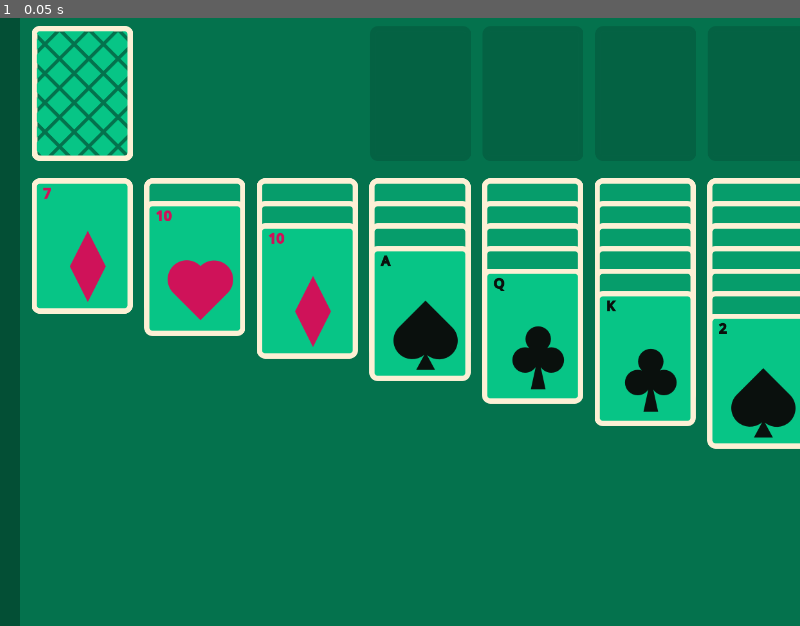
Above: before the commit, frame 1.
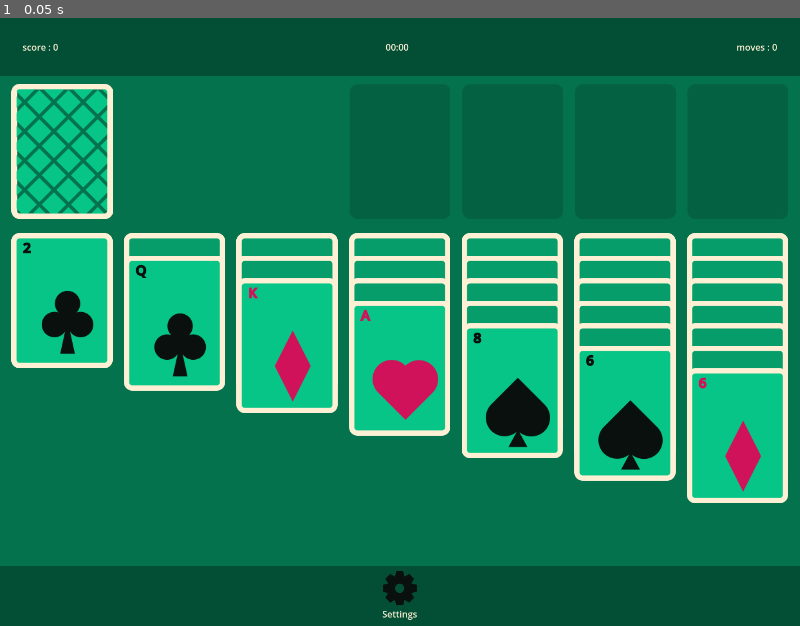
Above: after the commit, the same moment.

Repository: SAANN3/Solitaire
Game: Godot game, scene res://entity/Root/VRoot_Scene.tscn
The game is run twice, just before and just after one commit, with the same random seed, the same clock (stepped at 60 frames per second) and the same inputs.
Inputs:
- Up to frame 1 (0.05 s): no input

The runs differ from the first frame. In frame 1, 52% of the frame differs, in the area x 0-100%, y 0-100%.

Commit message:
save game

Diff:
--- a/entity/Buttons/Check_box.gd
+++ b/entity/Buttons/Check_box.gd
@@ -27,6 +27,7 @@
 		set_custom_minimum_size(Vector2(240,240))
 	else:
 		set_custom_minimum_size(Vector2(60,60))
+
 func pressed(state: bool) -> void:
 	if state:
 		checked.visible = true
--- a/entity/Card/Card.gd
+++ b/entity/Card/Card.gd
@@ -8,6 +8,8 @@
 ]
 @onready var suit_texture: TextureRect = get_node("Bg/TextureHolder/SuitTexture")
 @onready var reversed_side_texture: TextureRect = get_node("ReverseSide")
+
+var not_reversed: bool = false
 
 var mouse_inside: bool = false
 var moving: bool = false
@@ -27,7 +29,8 @@
 	load("res://sprites/Suit/hearts.svg"),
 	load("res://sprites/Suit/diamonds.svg"),
 	load("res://sprites/Suit/spades.svg"),
-	load("res://sprites/Suit/clubs.svg"),]
+	load("res://sprites/Suit/clubs.svg")
+]
 enum Suit {HEARTS, DIAMONDS, SPADES, CLUBS}
 enum CardColor {RED, DARK}
 enum CardRank {ACE, TWO, THREE, FOUR, FIVE, SIX, SEVEN, EIGHT, NINE, TEN, JACK, QUEEN, KING}
@@ -37,6 +40,8 @@
 
 static func spawn(_rank: CardRank, _suit: Suit) -> Card:
 	var card: Card = preload("res://entity/Card/Card.tscn").instantiate()
+	card.card_moved.connect(Config.root.on_card_moved)
+	card.card_flipped.connect(Config.root.on_card_flipped)
 	card.rank = _rank
 	card.suit = _suit
 	card.color = CardColor.RED if _suit <= 1 else CardColor.DARK
@@ -54,7 +59,6 @@
 	flip(false)
 
 func _process(delta: float) -> void:
-
 	if moving && old_pos:
 		position += get_global_mouse_position() - old_pos
 		old_pos = get_global_mouse_position()
@@ -125,7 +129,17 @@
 			z_index = old_z
 
 
+func save() -> Dictionary:
+	return {
+		"rank": rank,
+		"suit": suit,
+		"reversed": reversed
+	}
 
+static func load_dict(dict: Dictionary) -> Card:
+	var card: Card = Card.spawn(dict["rank"], dict["suit"])
+	card.not_reversed = !dict["reversed"]
+	return card
 
 func _exit_tree() -> void:
 	enabled = false
--- a/entity/Card/Card.tscn
+++ b/entity/Card/Card.tscn
@@ -13,8 +13,8 @@
 
 [node name="Card" type="CenterContainer"]
 layout_direction = 2
-offset_right = 128.0
-offset_bottom = 128.0
+offset_right = 180.0
+offset_bottom = 240.0
 size_flags_horizontal = 4
 size_flags_vertical = 4
 script = ExtResource("1_q6dol")
@@ -22,7 +22,6 @@
 [node name="Bg" type="TextureRect" parent="."]
 layout_mode = 2
 texture = ExtResource("2_l5axy")
-stretch_mode = 2
 
 [node name="TextureHolder" type="MarginContainer" parent="Bg"]
 layout_mode = 1
--- a/entity/CardHolder/Card_holder.gd
+++ b/entity/CardHolder/Card_holder.gd
@@ -29,6 +29,7 @@
 
 func set_max_cards(val: int) -> void:
 	max_cards = val
+
 func place_cards() -> void:
 	if recycled:
 		holder_recycled.emit()
@@ -52,3 +53,19 @@
 
 func load_cards(_cards: Array[Card]) -> void:
 	cards_prepared = _cards
+
+func save() -> Dictionary:
+	var _dict: Dictionary = super()
+	_dict.merge({
+		"cards_discarded": cards_discarded.map(func (elem: Card) -> Dictionary: return elem.save()),
+		"cards_prepared": cards_prepared.map(func (elem: Card) -> Dictionary: return elem.save()),
+		"recycled": recycled,
+	})
+	return _dict
+
+func load_dict(dict: Dictionary) -> void:
+	cards_discarded.assign(dict["cards_discarded"].map(func (elem: Dictionary) -> Card: return Card.load_dict(elem)))
+	cards_prepared.assign(dict["cards_prepared"].map(func (elem: Dictionary) -> Card: return Card.load_dict(elem)))
+	recycled = dict["recycled"]
+	for i: Dictionary in dict["cards"]:
+		enter(Card.load_dict(i))
--- a/entity/Card_controller.gd
+++ b/entity/Card_controller.gd
@@ -4,7 +4,6 @@
 var cards: Array[Card] = []
 var cards_holder: Node = null
 var collision: Node = null
-var allow_entering: bool = false
 
 
 func _ready() -> void:
@@ -57,3 +56,15 @@
 
 func can_enter(card: Card) -> bool:
 	return false
+
+func save() -> Dictionary:
+	return {
+		"class": self.get_script().get_global_name(),
+		"cards": cards.map(func (elem: Card) -> Dictionary: return elem.save())
+	}
+
+func load_dict(dict: Dictionary) -> void:
+	if dict["cards"].size() > 0:
+		var arr: Array[Card] = []
+		arr.assign(dict["cards"].map(func (elem: Dictionary) -> Card: return Card.load_dict(elem)))
+		load_cards(arr)
--- a/entity/Config/Config.gd
+++ b/entity/Config/Config.gd
@@ -3,20 +3,29 @@
 const version: float = 1.00
 var settingsConf: SettingsConf
 var settings_opened: bool = false
+var saved_game: Dictionary
+var root: Root_Scene
 var mobile: bool = OS.get_name() == "Android"
 signal orientation_changed(orientation: DisplayServer.ScreenOrientation)
 
 func _ready() -> void:
 	_load()
-	if !mobile && settingsConf.window_position && settingsConf.window_size:
-		DisplayServer.window_set_size(settingsConf.window_size)
-		DisplayServer.window_set_position(settingsConf.window_position)
+	if !mobile:
+		if settingsConf.window_position && settingsConf.window_size:
+			DisplayServer.window_set_size(settingsConf.window_size)
+			DisplayServer.window_set_position(settingsConf.window_position)
 
 func _notification(what: int) -> void:
-	if what == NOTIFICATION_WM_CLOSE_REQUEST && !mobile:
-		settingsConf.window_position = DisplayServer.window_get_position()
-		settingsConf.window_size = DisplayServer.window_get_size()
+	if what == NOTIFICATION_WM_CLOSE_REQUEST || what == NOTIFICATION_APPLICATION_PAUSED || what == NOTIFICATION_WM_GO_BACK_REQUEST:
+		if !mobile:
+			settingsConf.window_position = DisplayServer.window_get_position()
+			settingsConf.window_size = DisplayServer.window_get_size()
+		Config.saved_game = root.save_old_game()
 		_save()
+
+func restart() -> void:
+	Config.saved_game = {}
+	get_tree().reload_current_scene()
 
 func _change_scene(open_settings: bool) -> void:
 	if (
@@ -33,6 +42,7 @@
 		settings_opened = open_settings
 
 func set_orientation(orientation: DisplayServer.ScreenOrientation) -> void:
+	Config.saved_game = root.save_old_game()
 	DisplayServer.screen_set_orientation(orientation)
 	orientation_changed.emit(orientation)
 	_change_scene.call_deferred(orientation != settingsConf.orientation)
@@ -44,6 +54,9 @@
 
 func _save() -> void:
 	ResourceSaver.save(settingsConf,"user://conf.tres")
+	var file: FileAccess = FileAccess.open("user://game.conf", FileAccess.WRITE)
+	if !Config.saved_game.is_empty():
+		file.store_line(JSON.stringify(Config.saved_game))
 
 func saveSettings(settings: Settings) -> void:
 	_save()
@@ -53,3 +66,8 @@
 		settingsConf = ResourceLoader.load("user://conf.tres") as SettingsConf
 	else:
 		settingsConf = SettingsConf.new()
+
+	if FileAccess.file_exists("user://game.conf"):
+		var file: FileAccess = FileAccess.open("user://game.conf", FileAccess.READ)
+		if file.get_position() < file.get_length():
+			saved_game = JSON.parse_string(file.get_line())
--- a/entity/Config/SettingsConf.gd
+++ b/entity/Config/SettingsConf.gd
@@ -6,7 +6,7 @@
 @export var top_panel_time: bool = true
 @export var top_panel_moves: bool = true
 @export var draw: int = 3
-@export var orientation: DisplayServer.ScreenOrientation = DisplayServer.screen_get_orientation()
-@export var window_mode: DisplayServer.WindowMode = DisplayServer.WindowMode.WINDOW_MODE_WINDOWED
+@export var orientation: DisplayServer.ScreenOrientation = DisplayServer.SCREEN_PORTRAIT
+@export var window_mode: DisplayServer.WindowMode = DisplayServer.WindowMode.WINDOW_MODE_FULLSCREEN
 @export var window_position: Vector2
 @export var window_size: Vector2
--- a/entity/Foundation/Foundation.gd
+++ b/entity/Foundation/Foundation.gd
@@ -33,3 +33,7 @@
 func _on_card_enter() -> void:
 	if cards.size() > 0 && cards[cards.size() - 1].rank == Card.CardRank.KING:
 		completed.emit(true)
+
+func load_dict(dict: Dictionary) -> void:
+	super(dict)
+	_on_card_enter()
--- a/entity/Root/HRoot_Scene.tscn
+++ b/entity/Root/HRoot_Scene.tscn
@@ -183,6 +183,7 @@
 
 [node name="UiPanel" type="PanelContainer" parent="."]
 visible = false
+custom_minimum_size = Vector2(10, 10)
 layout_mode = 1
 anchors_preset = 12
 anchor_top = 1.0
@@ -206,7 +207,7 @@
 layout_mode = 2
 size_flags_horizontal = 4
 size_flags_vertical = 4
-text = "RESTART"
+text = "NEW GAME"
 
 [node name="GlobalPopup" type="HBoxContainer" parent="."]
 layout_mode = 1
--- a/entity/Root/Root_Scene.gd
+++ b/entity/Root/Root_Scene.gd
@@ -18,6 +18,7 @@
 var safe_area: Rect2i = DisplayServer.get_display_safe_area()
 
 func _ready() -> void:
+	Config.root = self
 	if !Config.mobile:
 		theme.set_font_size("font_size","Label",16)
 		theme.set_font_size("font_size","Button",16)
@@ -26,24 +27,62 @@
 	card_holder.holder_clicked.connect(_on_card_holder_clicked)
 	bottom_panel.panel_change.connect(_on_panel_change)
 	timer.start()
-	UI_restart.pressed.connect(_on_win_button_clicked)
+	UI_restart.pressed.connect(Config.restart)
+
+	if Config.saved_game:
+		load_old_game(Config.saved_game)
+	else:
+		start_new_game()
+
+	bottom_panel.get_settings().init(
+		card_holder,
+		top_panel
+	)
+
+
+func start_new_game() -> void:
 	var cards: Array[Card] = []
 	for rank: int in Card.CardRank.values():
 		for suit: int in Card.Suit.values():
 			var card: Card = Card.spawn(rank, suit)
-			card.card_moved.connect(_on_card_moved)
-			card.card_flipped.connect(_on_card_flipped)
 			cards.append(card)
 	for i: int in range(0,4):
 		var foundation: Foundation = get_node("Main/MainScreen/Vbox/TopHcontainer/Foundation%d" % i)
 		foundation.completed.connect(func (state: bool) -> void: _on_foundation_completed(state, foundation))
 	#_auto_win(cards)
 	insert_cards(cards)
-	bottom_panel.get_settings().init(
-		card_holder,
-		top_panel
-	)
 
+func load_old_game(dict: Dictionary) -> void:
+	for i: int in range(0,4):
+		var foundation: Foundation = get_node("Main/MainScreen/Vbox/TopHcontainer/Foundation%d" % i)
+		foundation.completed.connect(func (state: bool) -> void: _on_foundation_completed(state, foundation))
+		foundation.load_dict(dict["foundation"][i])
+	for i: int in range(1,8):
+		var tableau: Tableau_Pile = get_node("Main/MainScreen/Vbox/TableauHbox/TableauPile%d" % i)
+		tableau.load_dict(dict["tableau"][i - 1])
+	card_holder.load_dict(dict["holder"])
+	points = dict["points"]
+	seconds_passed = dict["seconds"]
+	moves = dict["moves"]
+	_update_points(0)
+	_update_moves(false)
+	_update_time()
+
+func save_old_game() -> Dictionary:
+	return {
+		"points": points,
+		"seconds": seconds_passed,
+		"moves": moves,
+		"foundation": range(0,4).map(
+			func (i: int) -> Dictionary: \
+				return get_node("Main/MainScreen/Vbox/TopHcontainer/Foundation%d" % i).save()
+		),
+		"tableau": range(1,8).map(
+			func (i: int) -> Dictionary: \
+				return get_node("Main/MainScreen/Vbox/TableauHbox/TableauPile%d" % i).save()
+		),
+		"holder": card_holder.save()
+	}
 
 func insert_cards(cards: Array[Card]) -> void:
 	cards.shuffle()
@@ -72,11 +111,11 @@
 			foundation.enter(cards[pos])
 			pos += 1
 
-func _on_card_flipped(looking_direction: bool) -> void:
+func on_card_flipped(looking_direction: bool) -> void:
 	if (!looking_direction):
 		_update_points(2)
 
-func _on_card_moved(old_parent: Card_Controller, new_parent: Card_Controller) -> void:
+func on_card_moved(old_parent: Card_Controller, new_parent: Card_Controller) -> void:
 	if new_parent is Foundation && !old_parent is Foundation :
 		_update_points(10)
 	if old_parent is Foundation && new_parent is Tableau_Pile:
@@ -99,7 +138,6 @@
 	if completed_foundations.size() == 4:
 		UI_pabel.visible = true
 		UI_label.text = "You Won!"
-		print("won")
 
 func _on_timeout() -> void:
 	seconds_passed += 1
@@ -117,8 +155,9 @@
 		points = 0
 	top_panel.set_points(points)
 
-func _update_moves() -> void:
-	moves += 1
+func _update_moves(increment: bool = true) -> void:
+	if increment:
+		moves += 1
 	top_panel.set_moves(moves)
 
 func _update_time() -> void:
--- a/entity/Root/VRoot_Scene.tscn
+++ b/entity/Root/VRoot_Scene.tscn
@@ -175,7 +175,7 @@
 layout_mode = 2
 size_flags_horizontal = 4
 size_flags_vertical = 4
-text = "RESTART"
+text = "NEW GAME"
 
 [node name="GlobalPopup" type="HBoxContainer" parent="."]
 layout_mode = 1
--- a/entity/Settings/Settings.gd
+++ b/entity/Settings/Settings.gd
@@ -3,7 +3,7 @@
 
 enum Positioning {LEFT, RIGHT}
 
-@onready var holder_layout_btn: CheckBox = $CenterContainer/VBoxContainer/ScrollContainer/HBoxContainer/CardHolderLayout/CheckButton
+@onready var holder_layout_btn: CheckBox = $CenterContainer/VBoxContainer/ScrollContainer/HBoxContainer/CardHolderLayout/HBoxContainer/CheckButton
 @onready var reset_btn: Button = $CenterContainer/VBoxContainer/ScrollContainer/HBoxContainer/Reset/Button
 @onready var close_btn: Button = $CloseContainer/CloseButton
 @onready var top_panel_score_btn: CheckBox = $CenterContainer/VBoxContainer/ScrollContainer/HBoxContainer/TopBar/HBoxContainer/Score/CheckBox
@@ -67,8 +67,9 @@
 
 	holder_layout_btn.toggled.connect(_set_holder_layout)
 	close_btn.pressed.connect(_close)
-	reset_btn.pressed.connect(get_tree().reload_current_scene)
+	reset_btn.pressed.connect(Config.restart)
 	card_holder_max_cards_btn.toggled.connect(_set_max_cards)
+
 
 func _close() -> void:
 	Config.saveSettings(self)
--- a/entity/Settings/Settings.tscn
+++ b/entity/Settings/Settings.tscn
@@ -74,11 +74,28 @@
 text = "Layout"
 horizontal_alignment = 1
 
-[node name="CheckButton" parent="CenterContainer/VBoxContainer/ScrollContainer/HBoxContainer/CardHolderLayout" instance=ExtResource("3_5d30v")]
+[node name="HBoxContainer" type="HBoxContainer" parent="CenterContainer/VBoxContainer/ScrollContainer/HBoxContainer/CardHolderLayout"]
+layout_mode = 2
+size_flags_vertical = 6
+
+[node name="left" type="Label" parent="CenterContainer/VBoxContainer/ScrollContainer/HBoxContainer/CardHolderLayout/HBoxContainer"]
+layout_mode = 2
+size_flags_horizontal = 3
+text = "Left
+"
+horizontal_alignment = 1
+
+[node name="CheckButton" parent="CenterContainer/VBoxContainer/ScrollContainer/HBoxContainer/CardHolderLayout/HBoxContainer" instance=ExtResource("3_5d30v")]
 custom_minimum_size = Vector2(120, 120)
 layout_mode = 2
 size_flags_horizontal = 4
 size_flags_vertical = 4
+
+[node name="right" type="Label" parent="CenterContainer/VBoxContainer/ScrollContainer/HBoxContainer/CardHolderLayout/HBoxContainer"]
+layout_mode = 2
+size_flags_horizontal = 3
+text = "Right"
+horizontal_alignment = 1
 
 [node name="TopBar" type="VBoxContainer" parent="CenterContainer/VBoxContainer/ScrollContainer/HBoxContainer"]
 layout_mode = 2
--- a/entity/TableauPile/Tableau_Pile.gd
+++ b/entity/TableauPile/Tableau_Pile.gd
@@ -3,7 +3,6 @@
 
 @onready var pile: VBoxContainer = $CenterContainer/pile
 @onready var area: Area2D = $Control/Area2D
-var accepting: bool = false
 
 func _ready() -> void:
 	cards_holder = pile
@@ -25,11 +24,14 @@
 	else:
 		return false
 
-func load_cards(_cards: Array[Card]) -> void:
+func load_cards(_cards: Array[Card], flip: bool = true) -> void:
 	for i: Card in _cards:
-		if _cards.find(i) + 1 < _cards.size() :
+		if i.not_reversed:
+			continue
+		if _cards.find(i) + 1 < _cards.size() && flip:
 			i.flip()
 	super(_cards)
+
 
 func _on_card_left() -> void:
 	if cards.size() > 0:
--- /dev/null
+++ b/sprites/Icons/left_hand.svg
@@ -0,0 +1,299 @@
+<?xml version="1.0" encoding="UTF-8" standalone="no"?>
+<!-- Created with Inkscape (http://www.inkscape.org/) -->
+
+<svg
+   width="60"
+   height="60"
+   viewBox="0 0 15.875 15.875"
+   version="1.1"
+   id="svg1"
+   sodipodi:docname="left_hand.svg"
+   inkscape:version="1.4 (e7c3feb100, 2024-10-09)"
+   inkscape:export-filename="settings.png"
+   inkscape:export-xdpi="96"
+   inkscape:export-ydpi="96"
+   xmlns:inkscape="http://www.inkscape.org/namespaces/inkscape"
+   xmlns:sodipodi="http://sodipodi.sourceforge.net/DTD/sodipodi-0.dtd"
+   xmlns="http://www.w3.org/2000/svg"
+   xmlns:svg="http://www.w3.org/2000/svg">
+  <sodipodi:namedview
+     id="namedview1"
+     pagecolor="#505050"
+     bordercolor="#ffffff"
+     borderopacity="1"
+     inkscape:showpageshadow="0"
+     inkscape:pageopacity="0"
+     inkscape:pagecheckerboard="1"
+     inkscape:deskcolor="#d1d1d1"
+     inkscape:document-units="px"
+     inkscape:zoom="11.033333"
+     inkscape:cx="22.160122"
+     inkscape:cy="26.374623"
+     inkscape:window-width="1886"
+     inkscape:window-height="997"
+     inkscape:window-x="0"
+     inkscape:window-y="0"
+     inkscape:window-maximized="1"
+     inkscape:current-layer="layer1"
+     showguides="true" />
+  <defs
+     id="defs1">
+    <inkscape:path-effect
+       effect="fillet_chamfer"
+       id="path-effect1"
+       is_visible="true"
+       lpeversion="1"
+       nodesatellites_param="F,0,0,1,0,1.1363453,0,1 @ F,0,0,1,0,1.0290079,0,1 @ F,0,0,1,0,0,0,1 @ F,0,0,1,0,0,0,1"
+       radius="0"
+       unit="px"
+       method="auto"
+       mode="F"
+       chamfer_steps="1"
+       flexible="false"
+       use_knot_distance="true"
+       apply_no_radius="true"
+       apply_with_radius="true"
+       only_selected="false"
+       hide_knots="false" />
+    <inkscape:path-effect
+       effect="fillet_chamfer"
+       id="path-effect54"
+       is_visible="true"
+       lpeversion="1"
+       nodesatellites_param="F,0,0,1,0,0,0,1 @ F,0,0,1,0,0,0,1 @ F,0,0,1,0,0,0,1 @ F,0,0,1,0,0,0,1"
+       radius="0"
+       unit="px"
+       method="auto"
+       mode="F"
+       chamfer_steps="1"
+       flexible="false"
+       use_knot_distance="true"
+       apply_no_radius="true"
+       apply_with_radius="true"
+       only_selected="false"
+       hide_knots="false" />
+    <inkscape:perspective
+       sodipodi:type="inkscape:persp3d"
+       inkscape:vp_x="0 : -2.6458338 : 1"
+       inkscape:vp_y="0 : 999.99999 : 0"
+       inkscape:vp_z="37.041667 : -2.6458338 : 1"
+       inkscape:persp3d-origin="18.520833 : -8.8194448 : 1"
+       id="perspective44" />
+    <clipPath
+       clipPathUnits="userSpaceOnUse"
+       id="clipPath15">
+      <rect
+         style="fill:none;stroke:#000000;stroke-linecap:butt;stroke-linejoin:bevel;paint-order:stroke markers fill;stop-color:#000000"
+         id="rect15-7"
+         width="45.034248"
+         height="38.955639"
+         x="262.48285"
+         y="121.00073" />
+    </clipPath>
+    <marker
+       markerWidth="6.5049996"
+       markerHeight="4.6576304"
+       refX="4.7526727"
+       refY="5.4029999"
+       orient="auto"
+       id="marker1"
+       viewBox="0 0 9.5053453 6.8059011"
+       preserveAspectRatio="xMidYMid">
+      <path
+         style="fill:#000000;stroke-width:3.77998;paint-order:stroke fill markers"
+         d="M 0,6.8059011 1.6793786,0 h 6.0104075 l 1.8155592,6.7757594 z"
+         id="path1" />
+    </marker>
+    <marker
+       markerWidth="6.5049996"
+       markerHeight="4.6576304"
+       refX="4.7526727"
+       refY="5.4029999"
+       orient="auto"
+       id="marker1-7"
+       viewBox="0 0 9.5053453 6.8059011"
+       preserveAspectRatio="xMidYMid">
+      <path
+         style="fill:#000000;stroke-width:3.77998;paint-order:stroke fill markers"
+         d="M 0,6.8059011 1.6793786,0 h 6.0104075 l 1.8155592,6.7757594 z"
+         id="path1-5" />
+    </marker>
+    <marker
+       markerWidth="6.5049996"
+       markerHeight="4.6576304"
+       refX="4.7526727"
+       refY="5.4029999"
+       orient="auto"
+       id="marker2"
+       viewBox="0 0 9.5053453 6.8059011"
+       preserveAspectRatio="xMidYMid">
+      <path
+         style="fill:#000000;stroke-width:3.77998;paint-order:stroke fill markers"
+         d="M 0,6.8059011 1.6793786,0 h 6.0104075 l 1.8155592,6.7757594 z"
+         id="path2-3" />
+    </marker>
+    <marker
+       markerWidth="6.5049996"
+       markerHeight="4.6576304"
+       refX="4.7526727"
+       refY="5.4029999"
+       orient="auto"
+       viewBox="0 0 9.5053453 6.8059011"
+       preserveAspectRatio="xMidYMid"
+       id="marker1-77290"
+       inkscape:stockid="marker1-77290">
+      <path
+         style="fill:#0a100d;stroke:#000000;stroke-width:3.77998;paint-order:stroke fill markers"
+         d="M 0,6.8059011 1.6793786,0 h 6.0104075 l 1.8155592,6.7757594 z"
+         id="path1-5-1" />
+    </marker>
+    <marker
+       markerWidth="6.5049996"
+       markerHeight="4.6576304"
+       refX="4.7526727"
+       refY="5.4029999"
+       orient="auto"
+       viewBox="0 0 9.5053453 6.8059011"
+       preserveAspectRatio="xMidYMid"
+       id="marker1-76783"
+       inkscape:stockid="marker1-76783">
+      <path
+         style="fill:#0a100d;stroke:#000000;stroke-width:3.77998;paint-order:stroke fill markers"
+         d="M 0,6.8059011 1.6793786,0 h 6.0104075 l 1.8155592,6.7757594 z"
+         id="path1-5-1-1" />
+    </marker>
+    <marker
+       markerWidth="6.5049996"
+       markerHeight="4.6576304"
+       refX="4.7526727"
+       refY="5.4029999"
+       orient="auto"
+       viewBox="0 0 9.5053453 6.8059011"
+       preserveAspectRatio="xMidYMid"
+       inkscape:stockid="marker1-772901561"
+       id="marker1-772901561">
+      <path
+         style="fill:#0a100d;stroke:#0a100d;stroke-width:3.77998;paint-order:stroke fill markers"
+         d="M 0,6.8059011 1.6793786,0 h 6.0104075 l 1.8155592,6.7757594 z"
+         id="path1-5-1-1-1" />
+    </marker>
+    <marker
+       markerWidth="6.5049996"
+       markerHeight="4.6576304"
+       refX="4.7526727"
+       refY="5.4029999"
+       orient="auto"
+       viewBox="0 0 9.5053453 6.8059011"
+       preserveAspectRatio="xMidYMid"
+       inkscape:stockid="marker1-767837443"
+       id="marker1-767837443">
+      <path
+         style="fill:#0a100d;stroke:#0a100d;stroke-width:3.77998;paint-order:stroke fill markers"
+         d="M 0,6.8059011 1.6793786,0 h 6.0104075 l 1.8155592,6.7757594 z"
+         id="path1-5-1-1-1-1" />
+    </marker>
+    <marker
+       markerWidth="6.5049996"
+       markerHeight="4.6576304"
+       refX="4.7526727"
+       refY="5.4029999"
+       orient="auto"
+       viewBox="0 0 9.5053453 6.8059011"
+       preserveAspectRatio="xMidYMid"
+       inkscape:stockid="marker1-772901561"
+       id="marker1-772901561-7">
+      <path
+         style="fill:#0a100d;stroke:#0a100d;stroke-width:3.77998;paint-order:stroke fill markers"
+         d="M 0,6.8059011 1.6793786,0 h 6.0104075 l 1.8155592,6.7757594 z"
+         id="path1-5-1-1-1-5" />
+    </marker>
+    <marker
+       markerWidth="6.5049996"
+       markerHeight="4.6576304"
+       refX="4.7526727"
+       refY="5.4029999"
+       orient="auto"
+       viewBox="0 0 9.5053453 6.8059011"
+       preserveAspectRatio="xMidYMid"
+       inkscape:stockid="marker1-767837443"
+       id="marker1-767837443-3">
+      <path
+         style="fill:#0a100d;stroke:#0a100d;stroke-width:3.77998;paint-order:stroke fill markers"
+         d="M 0,6.8059011 1.6793786,0 h 6.0104075 l 1.8155592,6.7757594 z"
+         id="path1-5-1-1-1-1-5" />
+    </marker>
+    <marker
+       markerWidth="6.5049996"
+       markerHeight="4.6576304"
+       refX="4.7526727"
+       refY="5.4029999"
+       orient="auto"
+       viewBox="0 0 9.5053453 6.8059011"
+       preserveAspectRatio="xMidYMid"
+       inkscape:stockid="marker1-772901561-73532"
+       id="marker1-772901561-73532">
+      <path
+         style="fill:#0a100d;stroke:#fdf0d5;stroke-width:3.77998;paint-order:stroke fill markers"
+         d="M 0,6.8059011 1.6793786,0 h 6.0104075 l 1.8155592,6.7757594 z"
+         id="path1-5-1-1-1-5-1" />
+    </marker>
+    <marker
+       markerWidth="6.5049996"
+       markerHeight="4.6576304"
+       refX="4.7526727"
+       refY="5.4029999"
+       orient="auto"
+       viewBox="0 0 9.5053453 6.8059011"
+       preserveAspectRatio="xMidYMid"
+       inkscape:stockid="marker1-767837443-36502"
+       id="marker1-767837443-36502">
+      <path
+         style="fill:#0a100d;stroke:#fdf0d5;stroke-width:3.77998;paint-order:stroke fill markers"
+         d="M 0,6.8059011 1.6793786,0 h 6.0104075 l 1.8155592,6.7757594 z"
+         id="path1-5-1-1-1-1-5-1" />
+    </marker>
+    <marker
+       markerWidth="6.5049996"
+       markerHeight="4.6576304"
+       refX="4.7526727"
+       refY="5.4029999"
+       orient="auto"
+       viewBox="0 0 9.5053453 6.8059011"
+       preserveAspectRatio="xMidYMid"
+       inkscape:stockid="marker1-772901561-735327238"
+       id="marker1-772901561-735327238">
+      <path
+         style="fill:#fdf0d5;stroke:#fdf0d5;stroke-width:3.77998;paint-order:stroke fill markers"
+         d="M 0,6.8059011 1.6793786,0 h 6.0104075 l 1.8155592,6.7757594 z"
+         id="path1-5-1-1-1-5-1-1" />
+    </marker>
+    <marker
+       markerWidth="6.5049996"
+       markerHeight="4.6576304"
+       refX="4.7526727"
+       refY="5.4029999"
+       orient="auto"
+       viewBox="0 0 9.5053453 6.8059011"
+       preserveAspectRatio="xMidYMid"
+       inkscape:stockid="marker1-767837443-365027787"
+       id="marker1-767837443-365027787">
+      <path
+         style="fill:#fdf0d5;stroke:#fdf0d5;stroke-width:3.77998;paint-order:stroke fill markers"
+         d="M 0,6.8059011 1.6793786,0 h 6.0104075 l 1.8155592,6.7757594 z"
+         id="path1-5-1-1-1-1-5-1-1" />
+    </marker>
+  </defs>
+  <g
+     inkscape:label="Layer 1"
+     inkscape:groupmode="layer"
+     id="layer1">
+    <rect
+       style="fill:#85a479;fill-opacity:1;stroke:#fdf0d5;stroke-width:1.00012;stroke-opacity:1;paint-order:stroke fill markers"
+       id="rect1"
+       width="6.7145014"
+       height="10.864291"
+       x="4.5802493"
+       y="2.5053544"
+       ry="0.26378399" />
+  </g>
+</svg>
Not shown, added: sprites/Icons/left_hand.svg.import
